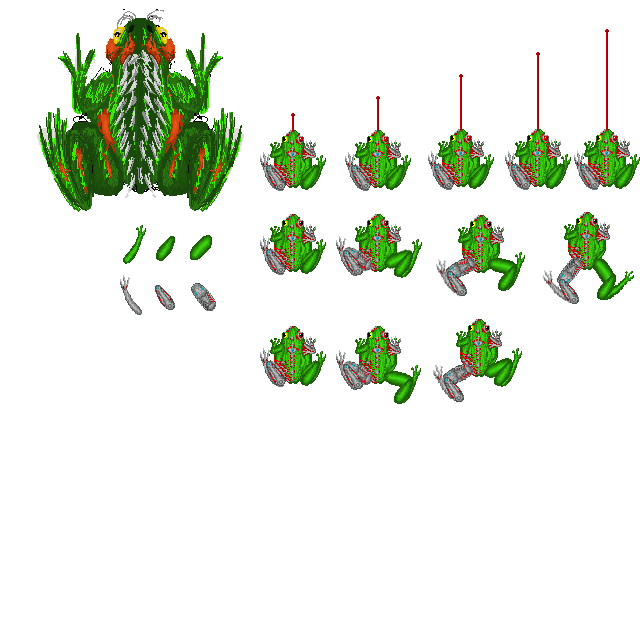
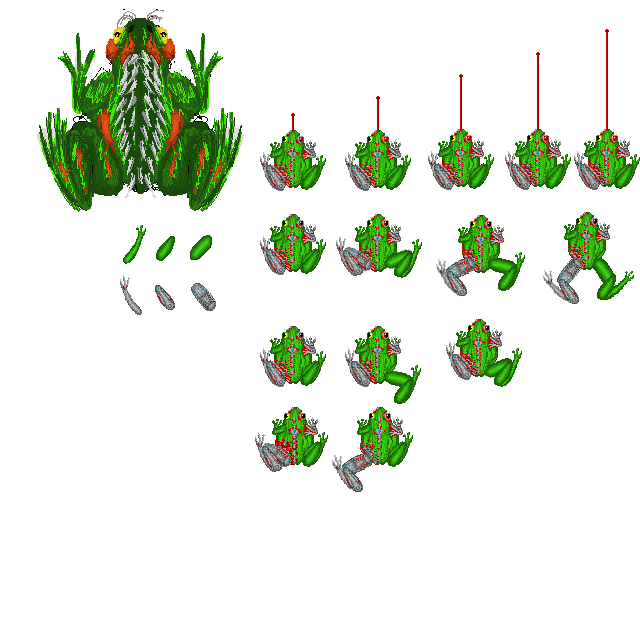
Layer changes from the first 640px x 640px image to the second:
added layer "Слой 123" above "Слой 122" over (305, 454, 369, 498)
added layer "Слой 122" above "Слой 121" over (332, 455, 360, 493)
removed layer "Слой 104" over (406, 364, 470, 408)
removed layer "Слой 103" over (433, 365, 461, 403)
removed layer "Слой 102" over (442, 363, 495, 386)
added layer "Слой 117" above "Слой 116" over (224, 445, 282, 477)
added layer "Слой 116" above "Слой 115" over (261, 442, 292, 471)
added layer "Слой 115" above "Слой 114" over (255, 432, 277, 472)
added layer "Слой 114" above "Слой 127" over (276, 420, 301, 465)
added layer "Слой 127" above "Слой 128" over (356, 407, 403, 464)
added layer "Слой 128" above "Слой 107" over (361, 420, 386, 465)
added layer "Слой 125" above "Слой 27" over (364, 407, 403, 463)
removed layer "Слой 98" over (305, 363, 363, 395)
removed layer "Слой 97" over (342, 360, 398, 389)
added layer "Слой 110" above "Слой 109" over (276, 419, 301, 464)
added layer "Слой 109" above "Слой 120" over (279, 407, 318, 463)
added layer "Слой 120" above "Слой 133" over (266, 420, 302, 466)
added layer "Слой 133" above "Слой 132" over (449, 336, 480, 377)
added layer "Слой 132" above "Слой 131" over (446, 336, 495, 380)
added layer "Слой 131" above "Слой 68" over (348, 343, 379, 384)
added layer "Слой 130" above "Слой 67" over (345, 343, 398, 387)
added layer "Слой 129" above "Слой 119" over (353, 407, 413, 467)
added layer "Слой 119" above "Слой 66" over (262, 407, 328, 467)
added layer "Слой 126" above "Слой 59" over (361, 413, 386, 458)
…and 6 more changes (3 added, 2 painted, 1 removed)
